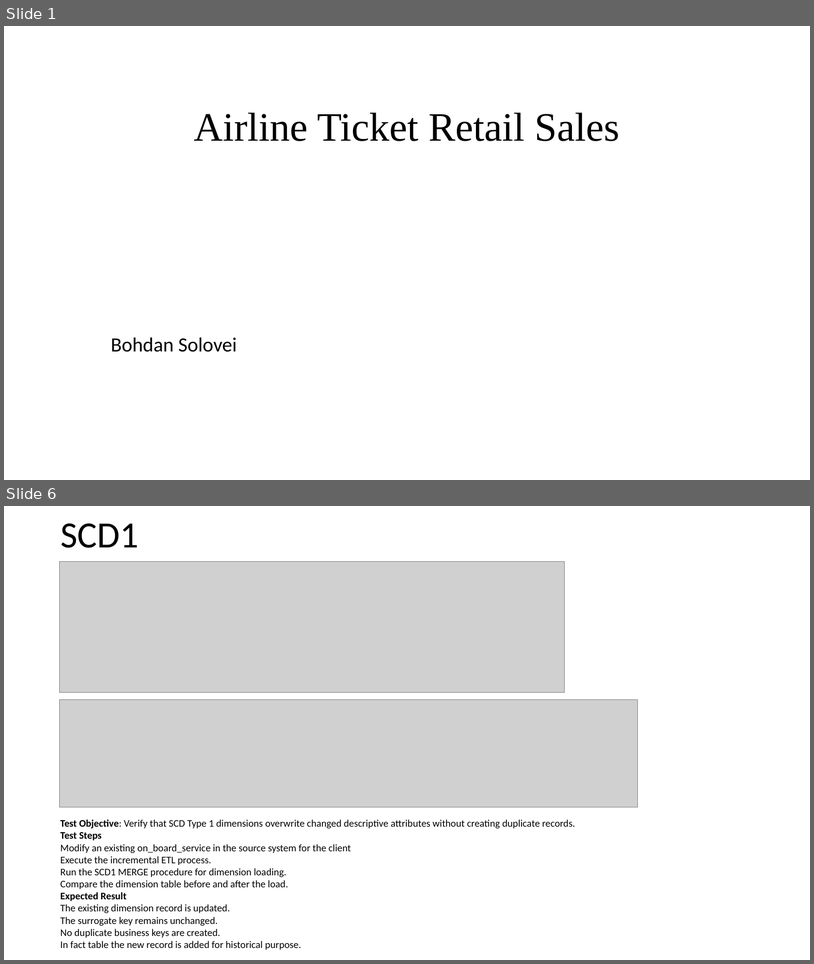
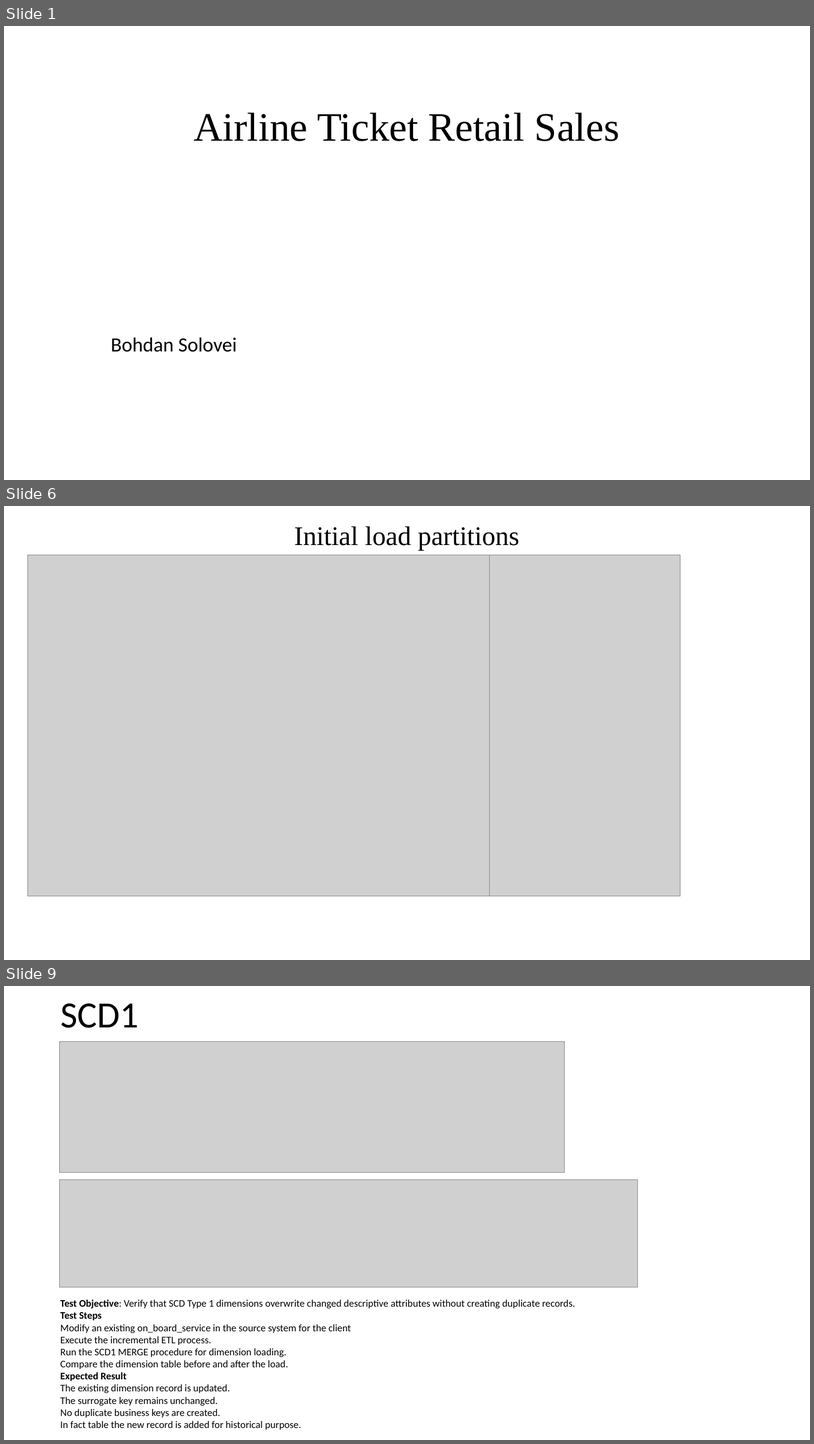
Before and after one commit to bsolovei25/Bohdan_Solovei_SP26, a slide deck: FinalTask/DWHPresentation.pptx. Shown one above the other, each under a label of ours: slides 1 and 6 before the commit, slides 1, 6 and 9 after it; the slides between them are not shown. The pictures are 814x964 and 814x1444 pixels, drawn with LibreOffice and Linux fonts; fonts in the diff are those of the drawing; grey boxes stand for pictures. Boxes give left, top, right and bottom in pixels: in the first picture for what was removed or moved away, otherwise in the second. Text is boxed around its words. In the diff, an @@ line names an element or a change of style, - is before the commit and + after.

```diff
--- a/FinalTask/DWHPresentation.pptx
+++ b/FinalTask/DWHPresentation.pptx
@@ slide 6 added at box(4, 506, 810, 960), background #FFFFFF @@
@@ title added at box(294, 526, 519, 551), 32 pt, text #000000 @@
+Initial load partitions
@@ picture added at box(27, 555, 490, 895) @@
@@ picture added at box(377, 555, 681, 896) @@
@@ what was slide 6 is now slide 9 @@
```
Also in this commit, not shown: 3 slides changed, 4 other slides added, 1 slide removed.
